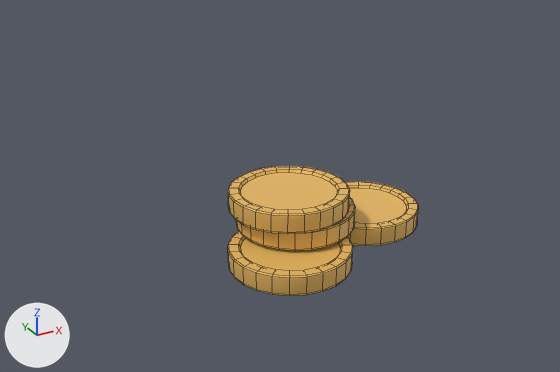
Renders of the FBX model Assets/Models/coins.fbx from each side of a commit.
Camera for both pictures: a 50 mm camera at (-0.47, -0.818, 0.505) aimed at (0.019, 0.071, 0.061). The lights are fixed; the arrows at lower left show +X, +Y and +Z. Mesh edges are drawn as thin lines.

The scene before the commit, as lines of its bpy script (objects in view):
```python
me_cylinder_003 = bpy.data.meshes.new('Cylinder.003')
me_cylinder_003.from_pydata(...)  # 576 vertices, 484 faces; spans x -0.108..0.21, y -0.121..0.104, z 0.002..0.084
me_cylinder_003.materials.append(mat_material)  # orange #e7b761
ob_coins = bpy.data.objects.new('Coins', me_cylinder_003)
ob_coins.location = (0.0, 0.0, 0.0)
```
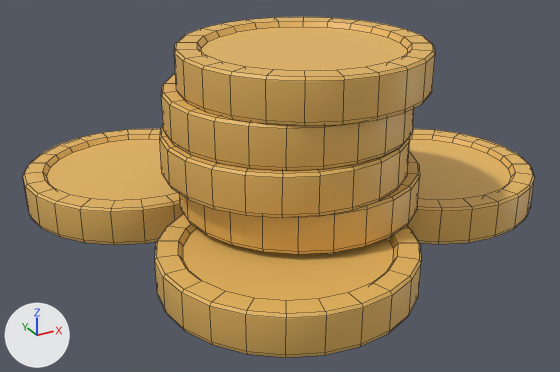
What differs and where, as boxes [x1, y1, x2, y2] in the pictures (560 x 372 px; the box of a moved part takes in the faces that stretch with it):
'Coins', reshaped (169% wider, 161% taller): before [228, 166, 418, 296]; after [23, 17, 535, 358]
part 1 of me_cylinder_003, moved or reshaped: before [228, 166, 350, 234]; after [160, 126, 410, 218]
part 2 of me_cylinder_003, moved or reshaped: before [228, 231, 353, 296]; after [155, 213, 421, 358]
part 3 of me_cylinder_003, moved or reshaped: before [236, 197, 355, 251]; after [179, 152, 420, 254]
part 4 of me_cylinder_003, moved or reshaped: before [345, 181, 418, 246]; after [407, 129, 535, 244]
part 5 of me_cylinder_003, added (brown): after [161, 74, 414, 171]
part 6 of me_cylinder_003, added (orange): after [174, 17, 435, 126]
part 7 of me_cylinder_003, added (orange): after [23, 129, 183, 245]

The change, as a diff of the scene's bpy script:
```diff
--- a/Assets/Models/coins.fbx.py
+++ b/Assets/Models/coins.fbx.py
@@ me_cylinder_003 @@
 me_cylinder_003.from_pydata(...)  # 576 vertices, 484 faces; spans x -0.108..0.21, y -0.121..0.104, z 0.002..0.084
 # used by ob_coins; location = (0.0, 0.0, 0.0)
+# me_cylinder_003 part 1: the loose piece of 144 vertices spanning x -0.082..0.082, y -0.07..0.093, z 0.057..0.084 is scaled about the mesh origin by 2
+# me_cylinder_003 part 2: the loose piece of 144 vertices spanning x -0.108..0.055, y -0.121..0.042, z 0.002..0.029 is scaled about the mesh origin by 2
+# me_cylinder_003 part 3: the loose piece of 144 vertices spanning x -0.07..0.093, y -0.069..0.094, z 0.029..0.057 is scaled about the mesh origin by 2
+# me_cylinder_003 part 4: the loose piece of 144 vertices spanning x 0.047..0.21, y -0.059..0.104, z 0.002..0.029 is scaled about the mesh origin by 2
+# me_cylinder_003 part 5: the loose piece of 144 vertices spanning x -0.082..0.082, y -0.07..0.093, z 0.057..0.084 is copied, and the copy is scaled about its middle by 2, then moved by (0.008, 0.016, 0.126); it spans x -0.155..0.171, y -0.135..0.191, z 0.169..0.224
+# me_cylinder_003 part 6: the loose piece of 144 vertices spanning x -0.082..0.082, y -0.07..0.093, z 0.057..0.084 is copied, and the copy is scaled about its middle by 2, then moved by (0.023, 0.004, 0.18); it spans x -0.14..0.186, y -0.148..0.178, z 0.224..0.278
+# me_cylinder_003 part 7: the loose piece of 144 vertices spanning x -0.07..0.093, y -0.069..0.094, z 0.029..0.057 is copied, and the copy is scaled about its middle by 2, then moved by (-0.146, 0.241, -0.01); it spans x -0.297..0.029, y 0.091..0.417, z 0.006..0.06
 me_cylinder_003.materials.append(mat_material)
```
